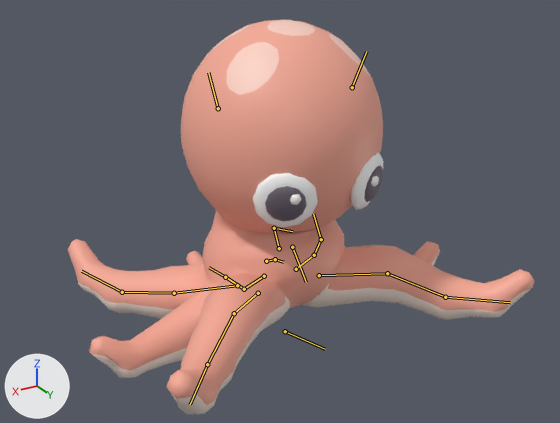
The glTF model game/art/models/battle/kraken.glb: old version first, new version second.
Rendered twice from a camera (50 mm lens) standing at (0.812, 1.318, 1.052) and looking at (-0.009, -0.05, 0.368). Every picture has the same lights, and +X, +Y and +Z are marked at lower left. The picture after the commit comes second. Both versions are drawn at frame 6 of the action 'attack'; the numbers are the values there. The bones that bend it are drawn over the model as lines.

Names of what the first picture shows: 'kraken_toon', 'kraken_toon_face'.
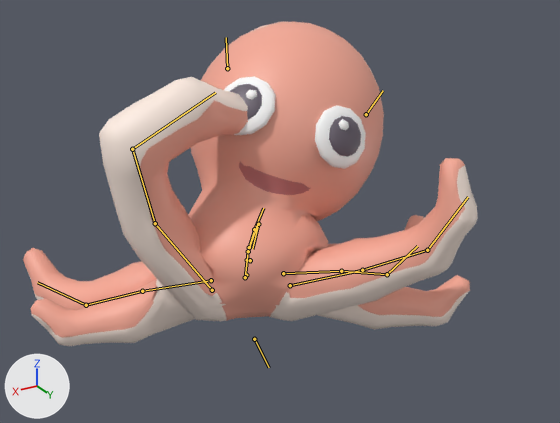
Where the change shows, as pixel boxes [x1, y1, x2, y2] in the pictures (560 x 423 px):
'kraken_toon', posed (18% shorter)
    before: [68, 19, 535, 414]
    after: [23, 22, 478, 346]
'kraken_toon_face', posed (8% wider, 24% taller)
    before: [253, 152, 384, 227]
    after: [224, 76, 366, 169]
bone 'root', root to tip
    before: (285, 331) to (325, 349)
    after: (254, 339) to (269, 367)
bone 'chest', root to tip
    before: (275, 259) to (283, 262)
    after: (250, 260) to (249, 263)
bone 'neck', root to tip
    before: (279, 248) to (274, 228)
    after: (249, 247) to (254, 229)
bone 'head', root to tip
    before: (274, 228) to (292, 231)
    after: (254, 229) to (263, 208)
bone 'fl_upper.L', root to tip
    before: (319, 275) to (387, 273)
    after: (290, 285) to (362, 270)
bone 'fl_lower.L', root to tip
    before: (387, 273) to (445, 297)
    after: (362, 270) to (427, 250)
bone 'fl_foot.L', root to tip
    before: (445, 297) to (510, 302)
    after: (427, 250) to (468, 197)
bone 'fl_upper.R', root to tip
    before: (258, 293) to (234, 313)
    after: (212, 290) to (155, 223)
bone 'fl_lower.R', root to tip
    before: (234, 313) to (207, 364)
    after: (155, 223) to (132, 149)
bone 'fl_foot.R', root to tip
    before: (207, 364) to (190, 404)
    after: (132, 149) to (215, 92)
bone 'tail1', root to tip
    before: (264, 276) to (244, 289)
    after: (246, 275) to (245, 277)
bone 'tail2', root to tip
    before: (244, 289) to (225, 277)
    after: (245, 277) to (248, 251)
bone 'tail3', root to tip
    before: (225, 277) to (209, 267)
    after: (248, 251) to (258, 223)
bone 'hl_upper.L', root to tip
    before: (296, 269) to (314, 255)
    after: (283, 273) to (341, 271)
bone 'hl_lower.L', root to tip
    before: (314, 255) to (321, 239)
    after: (341, 271) to (387, 274)
bone 'hl_foot.L', root to tip
    before: (321, 239) to (313, 214)
    after: (387, 274) to (417, 246)
bone 'hl_upper.R', root to tip
    before: (237, 285) to (174, 293)
    after: (211, 280) to (142, 291)
bone 'hl_lower.R', root to tip
    before: (174, 293) to (122, 292)
    after: (142, 291) to (86, 305)
bone 'hl_foot.R', root to tip
    before: (122, 292) to (81, 271)
    after: (86, 305) to (37, 282)

The edits, one by one:
Bone 'root' (bone_root) moves from (0.0, -0.011, 0.08) to (0.07, -0.033, 0.071).
Bone 'root' (bone_root) turns from (15, 0, 0) to (13, 0, -19) degrees about its own x, y and z.
Bone 'root' (bone_root) is rescaled from (1.0, 1.0, 1.0) to (1.08, 1.08, 1.08).
Bone 'chest' (bone_chest) turns from (0, 0, 0) to (6, 0, -10) degrees about its own x, y and z.
Bone 'neck' (bone_neck) turns from (-21, 0, 0) to (10, 0, 16) degrees about its own x, y and z.
Bone 'head' (bone_head) turns from (-5, 0, 0) to (6, 0, 13) degrees about its own x, y and z.
Bone 'fl_upper.L' (bone_fl_upper_l) turns from (13, 0, 0) to (19, 0, 26) degrees about its own x, y and z.
Bone 'fl_lower.L' (bone_fl_lower_l) turns from (-23, 0, 0) to (13, 0, 0) degrees about its own x, y and z.
Bone 'fl_foot.L' (bone_fl_foot_l) turns from (-10, 0, 0) to (0, 0, 0) degrees about its own x, y and z.
Bone 'fl_upper.R' (bone_fl_upper_r) turns from (18, 0, 0) to (60, 1, -33) degrees about its own x, y and z.
Bone 'fl_upper.R' (bone_fl_upper_r) is rescaled from (1.0, 1.0, 1.0) to (1.0, 1.22, 1.0).
Bone 'fl_lower.R' (bone_fl_lower_r) turns from (-22, 0, 0) to (32, 0, 0) degrees about its own x, y and z.
Bone 'fl_foot.R' (bone_fl_foot_r) turns from (-15, 0, 0) to (38, 0, 0) degrees about its own x, y and z.
Bone 'fl_foot.R' (bone_fl_foot_r) is rescaled from (1.0, 1.0, 1.0) to (1.32, 1.32, 1.32).
Bone 'tail1' (bone_tail1) turns from (0, 0, 0) to (-7, 0, 6) degrees about its own x, y and z.
Bone 'tail2' (bone_tail2) turns from (0, 0, 0) to (-8, 0, 9) degrees about its own x, y and z.
Bone 'tail3' (bone_tail3) turns from (0, 0, 0) to (-10, 0, 12) degrees about its own x, y and z.
Bone 'hl_upper.L' (bone_hl_upper_l) turns from (-13, 0, 0) to (0, 0, 19) degrees about its own x, y and z.
Bone 'hl_lower.L' (bone_hl_lower_l) turns from (-13, 0, 0) to (0, 0, 0) degrees about its own x, y and z.
Bone 'hl_foot.L' (bone_hl_foot_l) turns from (15, 0, 0) to (0, 0, 0) degrees about its own x, y and z.
Bone 'hl_upper.R' (bone_hl_upper_r) turns from (-13, 0, 0) to (0, 0, -19) degrees about its own x, y and z.
Bone 'hl_lower.R' (bone_hl_lower_r) turns from (-13, 0, 0) to (0, 0, 0) degrees about its own x, y and z.
Bone 'hl_foot.R' (bone_hl_foot_r) turns from (15, 0, 0) to (0, 0, 0) degrees about its own x, y and z.
